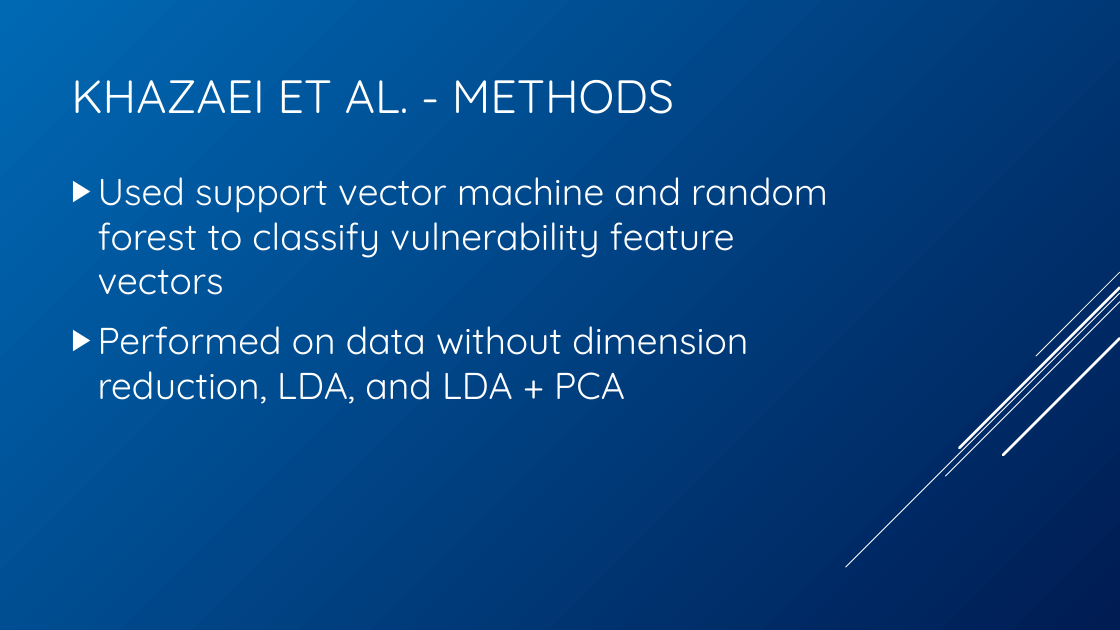
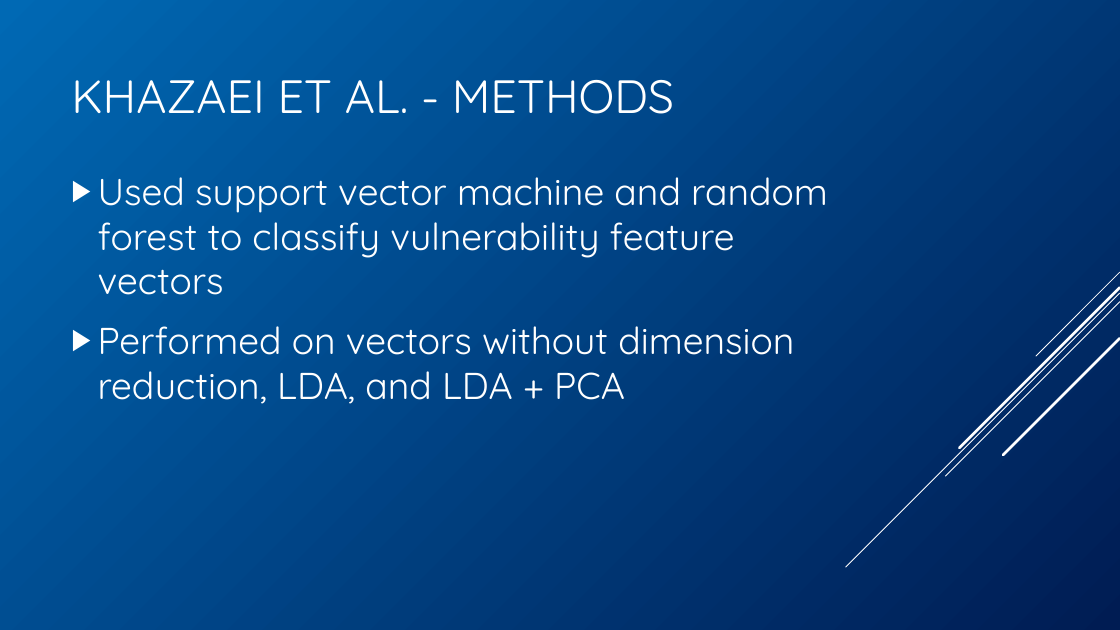
Before and after one commit to BenChurch/Winter2017, a slide deck: slide 27 of CISC848/BackgroundPentation/ChurchCISC848Background.pptx. Drawn at 1120x630 pixels with LibreOffice and Linux fonts; fonts in the diff are those of the drawing. Boxes give left, top, right and bottom in pixels: in the first picture for what was removed or moved away, otherwise in the second. Text is boxed around its words. In the diff, an @@ line names an element or a change of style, - is before the commit and + after.

```diff
--- a/CISC848/BackgroundPentation/ChurchCISC848Background.pptx
+++ b/CISC848/BackgroundPentation/ChurchCISC848Background.pptx
@@ text at <box>98,326,794,404</box>: text changed @@
-▶ Performed on data without dimension reduction, LDA, and LDA + PCA
+▶ Performed on vectors without dimension reduction, LDA, and LDA + PCA
```
Also in this commit, not shown: 15 other slides changed, 1 slide added.
